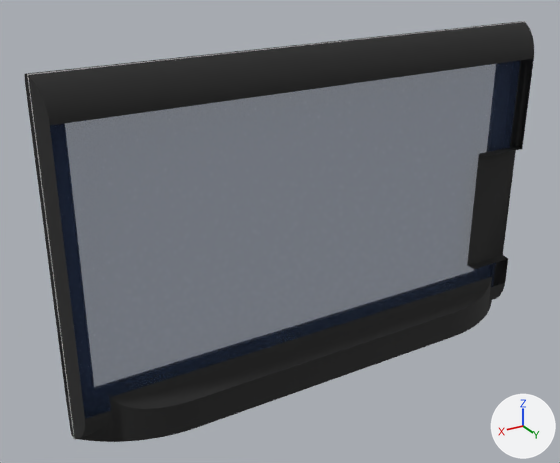
The COLLADA model ImPro/ImProApps/model/improTablet.dae as it was, and as the next commit left it.
Camera for both pictures: a 50 mm lens placed at (0.693, 1.039, 0.506), pointed at (0.066, -0.006, -0.016). Every picture has the same lights, and +X, +Y and +Z are marked at lower right. Vertices at the same position are counted once.

The older version as bpy lines, for what is in view:
```python
mat_material_4 = principled_material('material_4')
mat_material_4.base_color = (0.0212, 0.0452, 0.117)  # dark blue #283c60
mat_material_4.roughness = 0.9
mat_material_4.alpha = 0.6
me_sketchup = bpy.data.meshes.new('SketchUp')
me_sketchup.from_pydata(...)  # 574 vertices, 1121 faces; spans x -0.465..0.456, y -0.019..0.075, z -0.294..0.295
# faces by material slot: [276, 727, 47, 68, 3]
me_sketchup.materials.append(mat_material_0)  # black #000000
me_sketchup.materials.append(mat_material_1)  # black #232323
me_sketchup.materials.append(mat_material_2)  # white #ffffff
me_sketchup.materials.append(mat_material_3)  # light grey #c0c0c0
me_sketchup.materials.append(mat_material_4)  # dark blue #283c60
ob_sketchup = bpy.data.objects.new('SketchUp', me_sketchup)
ob_sketchup.location = (0.0, 0.0, 0.0)
```
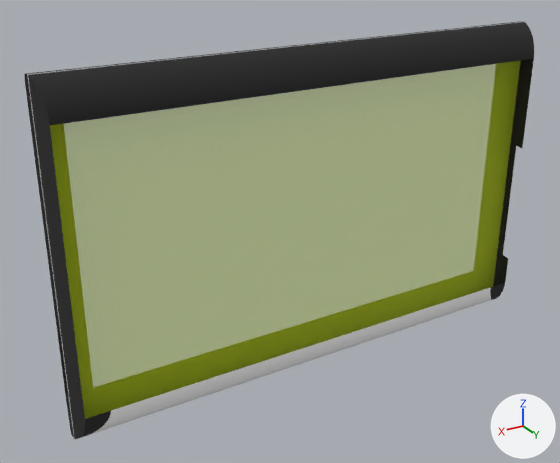
Boxes (x1, y1, x2, y2) around the edits, measured in the pictures (560 x 463 px):
```json
{"object": "SketchUp", "change": "recoloured, reshaped", "before": [24, 21, 534, 442], "after": [24, 21, 534, 440]}
{"part": 1, "of": "me_sketchup", "change": "deleted", "before": [78, 146, 522, 442]}
```

Edits to the scene script, one JSON object a line:
```json
{"op": "set", "path": "mat_material_4.base_color", "old": "(0.0212, 0.0452, 0.117)", "new": "(0.708, 0.888, 0.0137)", "note": "dark blue #283c60 -> yellow #dbf21f"}
{"block": "me_sketchup", "where": "# used by ob_sketchup; location = (0.0, 0.0, 0.0)"}
{"op": "remove", "block": "me_sketchup", "code": "me_sketchup.from_pydata(...)  # 574 vertices, 1121 faces; spans x -0.465..0.456, y -0.019..0.075, z -0.294..0.295"}
{"op": "add", "block": "me_sketchup", "code": "me_sketchup.from_pydata(...)  # 490 vertices, 940 faces; spans x -0.465..0.456, y -0.019..0.04, z -0.294..0.295"}
{"block": "me_sketchup", "change": "me_sketchup part 1"}
{"block": "me_sketchup", "change": "84 vertices are removed from x -0.452..0.441, y -0.012..0.075, z -0.29..0.06"}
{"block": "me_sketchup", "change": "181 faces are deleted"}
```
